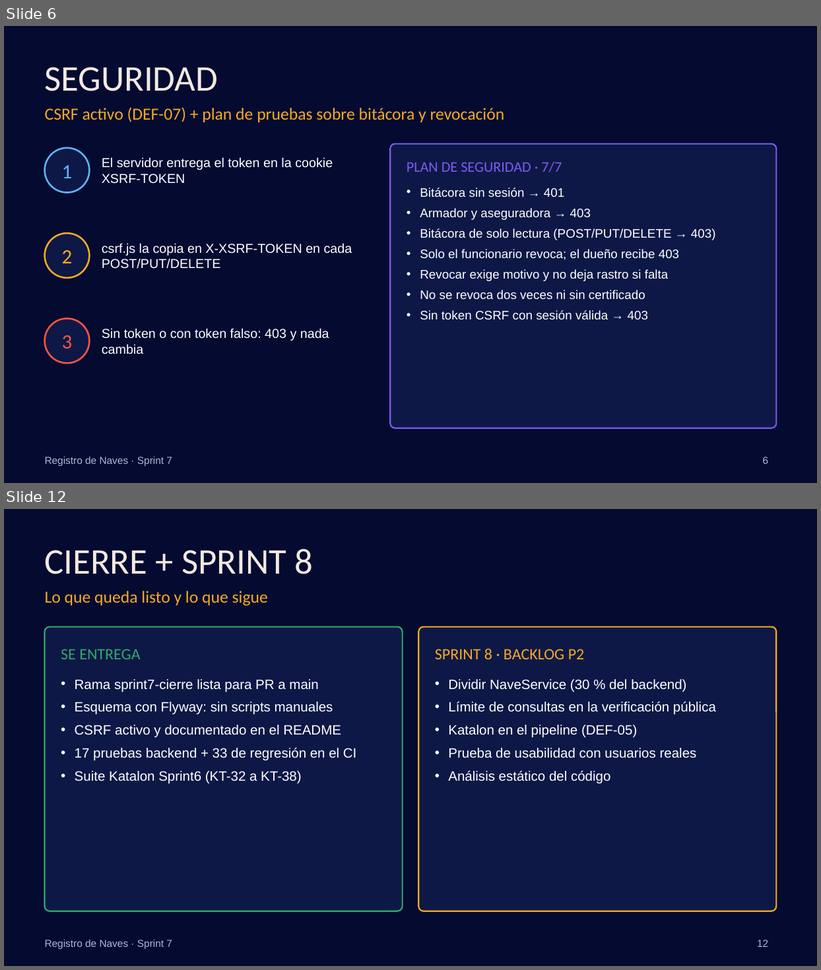
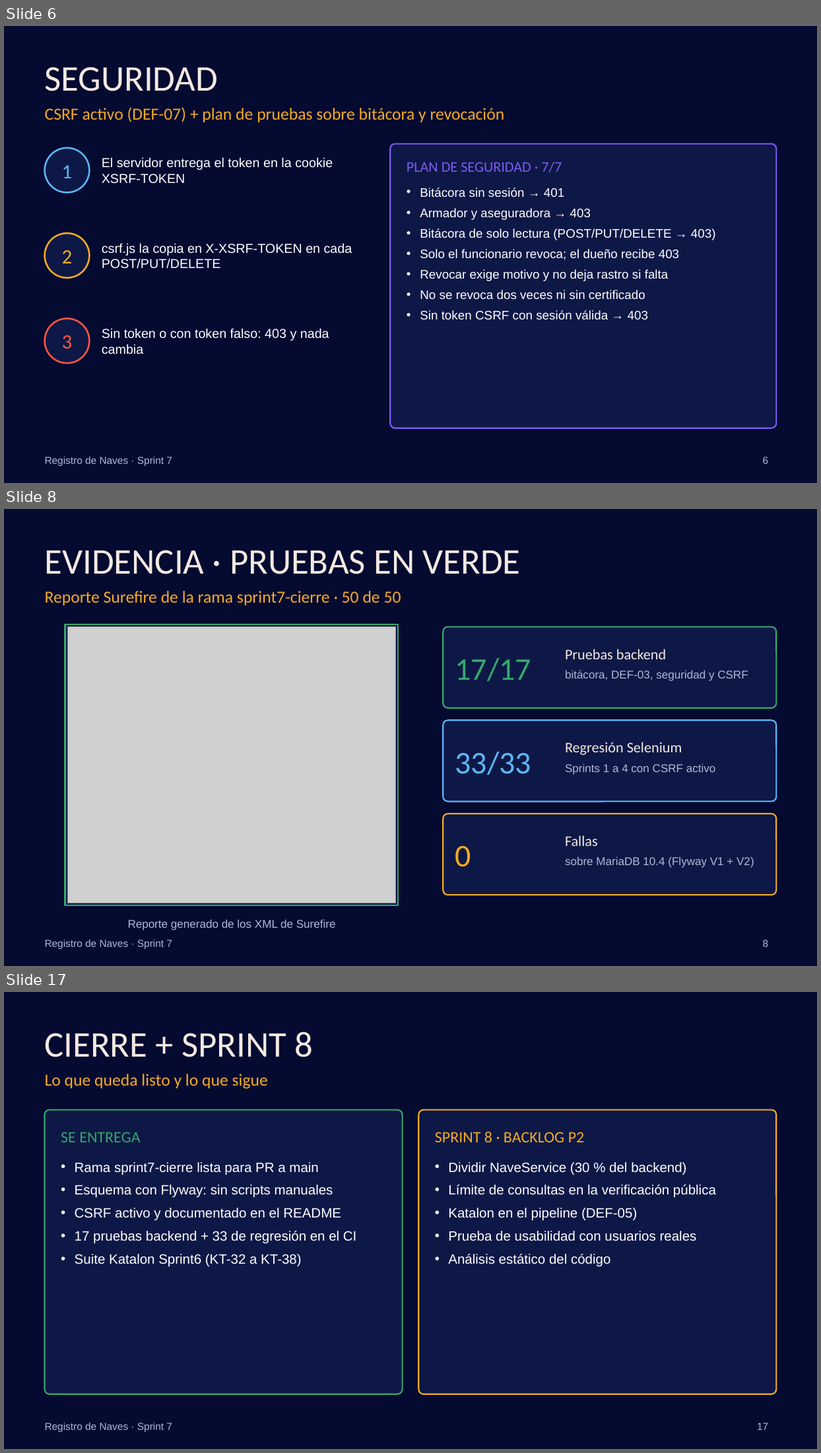
Before and after one commit to torres-martin/registro-maritimo-digital, a slide deck: docs/Sprint7-RegistroNaves.pptx. Shown one above the other, each under a label of ours: slides 6 and 12 before the commit, slides 6, 8 and 17 after it; the slides between them are not shown. The pictures are 821x970 and 821x1453 pixels, drawn with LibreOffice and Linux fonts; fonts in the diff are those of the drawing; grey boxes stand for pictures; background and template pictures are left out. Boxes give left, top, right and bottom in pixels: in the first picture for what was removed or moved away, otherwise in the second. Text is boxed around its words. In the diff, an @@ line names an element or a change of style, - is before the commit and + after.

```diff
--- a/docs/Sprint7-RegistroNaves.pptx
+++ b/docs/Sprint7-RegistroNaves.pptx
@@ slide 8 added at <box>4,509,817,966</box>, background #050A30; not listed: 1 template element that a slide beside it also shows @@
@@ title added at <box>45,550,521,574</box>, 32 pt, text #F2E9E1 @@
+EVIDENCIA · PRUEBAS EN VERDE
@@ text added at <box>45,591,401,605</box>, 15 pt, text #F4AB22 @@
+Reporte Surefire de la rama sprint7-cierre · 50 de 50
@@ rectangle added at <box>65,625,399,906</box>, fill #0E1846, outline #35A86B 1.25 pt @@
@@ picture added at <box>67,627,396,904</box> @@
@@ rounded rectangle added at <box>443,627,776,708</box>, fill #0E1846, outline #35A86B 1.25 pt @@
@@ text added at <box>455,658,531,681</box>, 28 pt, text #35A86B @@
+17/17
@@ text added at <box>565,649,666,659</box>, 13 pt, text #F2E9E1 @@
+Pruebas backend
@@ text added at <box>565,670,748,681</box>, 10 pt, text #AEB8D6 @@
+bitácora, DEF-03, seguridad y CSRF
@@ rounded rectangle added at <box>443,720,776,802</box>, fill #0E1846, outline #5CB6F9 1.25 pt @@
@@ text added at <box>565,742,682,755</box>, 13 pt, text #F2E9E1 @@
+Regresión Selenium
@@ text added at <box>455,751,531,775</box>, 28 pt, text #5CB6F9 @@
+33/33
@@ text added at <box>565,764,716,775</box>, 10 pt, text #AEB8D6 @@
+Sprints 1 a 4 con CSRF activo
@@ rounded rectangle added at <box>443,814,776,895</box>, fill #0E1846, outline #F4AB22 1.25 pt @@
@@ text added at <box>565,836,598,846</box>, 13 pt, text #F2E9E1 @@
+Fallas
@@ text added at <box>455,846,471,867</box>, 28 pt, text #F4AB22 @@
+0
@@ text added at <box>565,857,754,868</box>, 10 pt, text #AEB8D6 @@
+sobre MariaDB 10.4 (Flyway V1 + V2)
@@ text added at <box>128,920,336,931</box>, 10 pt, text #AEB8D6 @@
+Reporte generado de los XML de Surefire
@@ page number added at <box>763,940,769,947</box>, 9 pt, text #AEB8D6 @@
+8
@@ what was slide 12 is now slide 17 @@
@@ page number at <box>757,1423,768,1430</box>: text changed @@
-12
+17
```
Also in this commit, not shown: 6 slides changed, 4 other slides added, 3 other files.
